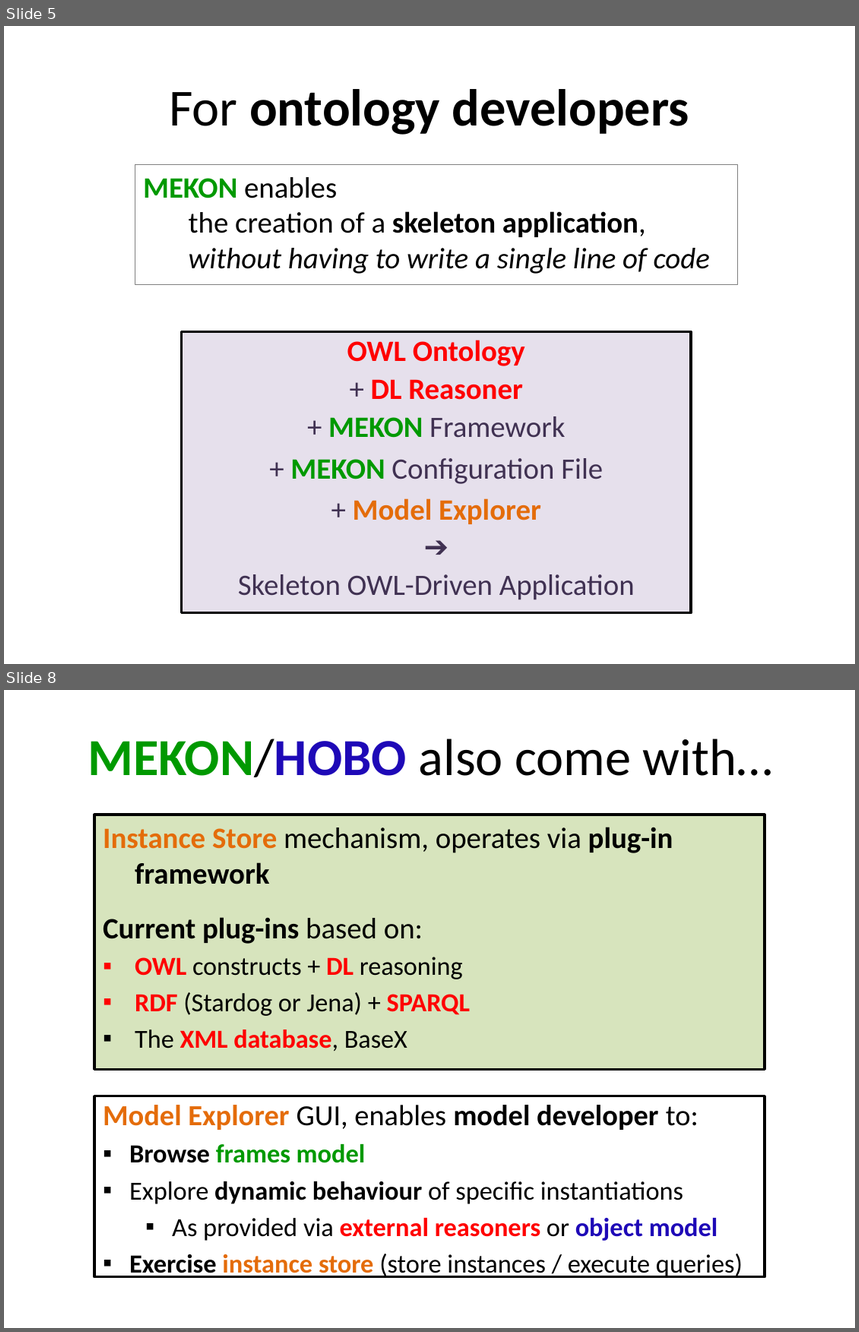
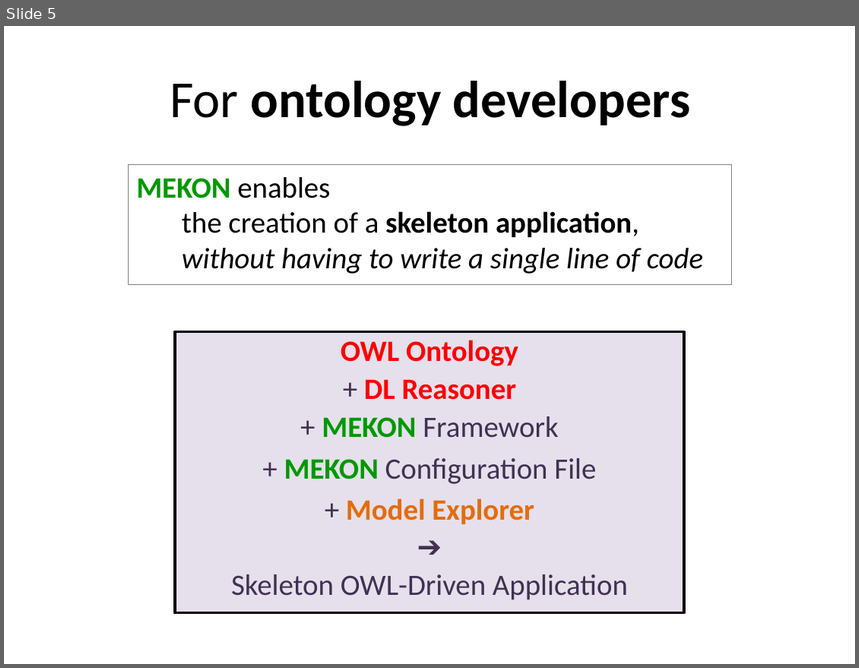
Before and after one commit to colin-puleston/mekon-hobo, a slide deck: docs/MEKON-HOBO in a nutshell.pptx. Shown one above the other, each under a label of ours: slides 5 and 8 before the commit, slide 5 after it; the slides between them are not shown. The pictures are 859x1332 and 859x668 pixels, drawn with LibreOffice and Linux fonts; fonts in the diff are those of the drawing. Boxes give left, top, right and bottom in pixels: in the first picture for what was removed or moved away, otherwise in the second. Text is boxed around its words. In the diff, an @@ line names an element or a change of style, - is before the commit and + after.

```diff
--- a/docs/MEKON-HOBO in a nutshell.pptx
+++ b/docs/MEKON-HOBO in a nutshell.pptx
@@ slide 8 removed at bbox=[4, 690, 855, 1328], background #FFFFFF @@
@@ title removed at bbox=[88, 739, 773, 777] @@
-MEKON/HOBO also come with…
@@ text removed at bbox=[94, 815, 764, 1070] @@
-Instance Store mechanism, operates via plug-in framework
-Current plug-ins based on:
-▪ OWL constructs + DL reasoning
-▪ RDF (Stardog or Jena) + SPARQL
-▪ The XML database, BaseX
@@ rectangle removed at bbox=[94, 1096, 764, 1277] @@
-Model Explorer GUI, enables model developer to:
-▪ Browse frames model
-▪ Explore dynamic behaviour of specific instantiations
-  ▪ As provided via external reasoners or object model
-▪ Exercise instance store (store instances / execute queries)
@@ slide 5 changed as well @@
@@ title "For ontology developers": place and size @@
-title "For ontology developers" at bbox=[169, 89, 690, 135]
+title "For ontology developers" at bbox=[170, 81, 690, 126]
@@ text "MEKON enables the creation of ...": place and size @@
-text "MEKON enables the creation of ..." at bbox=[135, 164, 739, 284]
+text "MEKON enables the creation of ..." at bbox=[129, 164, 732, 284]
@@ rectangle "OWL Ontology": place and size @@
-rectangle "OWL Ontology" at bbox=[182, 332, 691, 613]
+rectangle "OWL Ontology" at bbox=[175, 332, 684, 613]
```
Also in this commit, not shown: 4 other slides changed, 1 slide added, 4 other slides removed.
